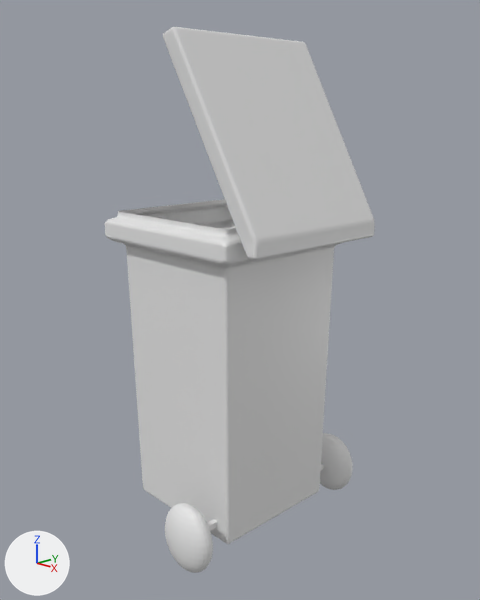
Renders of the Blender file trashbin.blend from each side of a commit.
Both versions are drawn from a 50 mm camera at (6.87, -6.42, 4.69) aimed at (0.19, 0.01, 2.17). The axes (+X, +Y, +Z) are drawn at lower left. The lights are the same throughout.
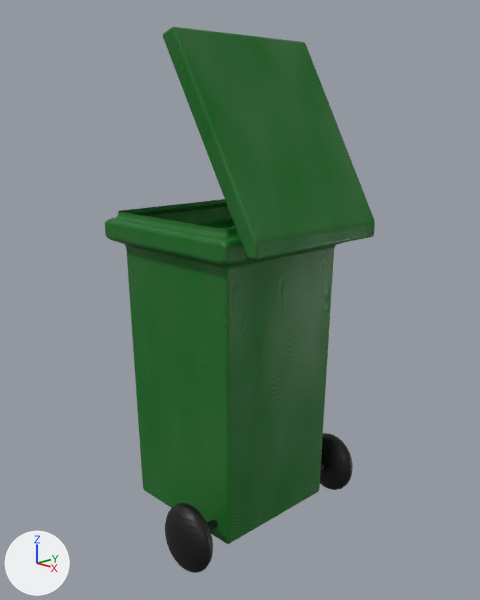
Location of each change, [x1, y1, x2, y2] in pixels of the pictures (480 x 600 px):
'Cube', recoloured (grey to green): [105, 27, 375, 544] in both
'Sphere', recoloured (white to black): [165, 503, 217, 573] in both
'Sphere.001', recoloured (grey to black): [320, 433, 353, 490] in both

Edits to the bpy script that builds the scene:
```text
Add mat_wheel:
    mat_wheel = principled_material('wheel')
    mat_wheel.base_color = (0.00206, 0.00206, 0.00206)  # black #070707
Add mat_trashbin:
    mat_trashbin = bpy.data.materials.new('trashbin')
    # nodes: BsdfPrincipled, OutputMaterial, TexMagic, TexNoise
    # colours: dark green #166b21
Change me_cube:
    where me_cube.from_pydata(...)  # 174 vertices, 161 faces; spans x -1.3..1.63, y -1.3..1.31, z -1.0..5.73
    remove me_cube.materials.append(mat_material)  # white #e7e7e7
    add me_cube.materials.append(mat_trashbin)
Change me_sphere:
    where me_sphere.from_pydata(...)  # 498 vertices, 528 faces; spans x 2.38..4.38, y -1.64..1.63, z 0.28..2.28
    add me_sphere.materials.append(mat_wheel)  # black #070707
Change me_sphere_001:
    where me_sphere_001.from_pydata(...)  # 498 vertices, 528 faces; spans x 2.38..4.38, y -1.64..1.63, z 0.28..2.28
    add me_sphere_001.materials.append(mat_wheel)  # black #070707
```
